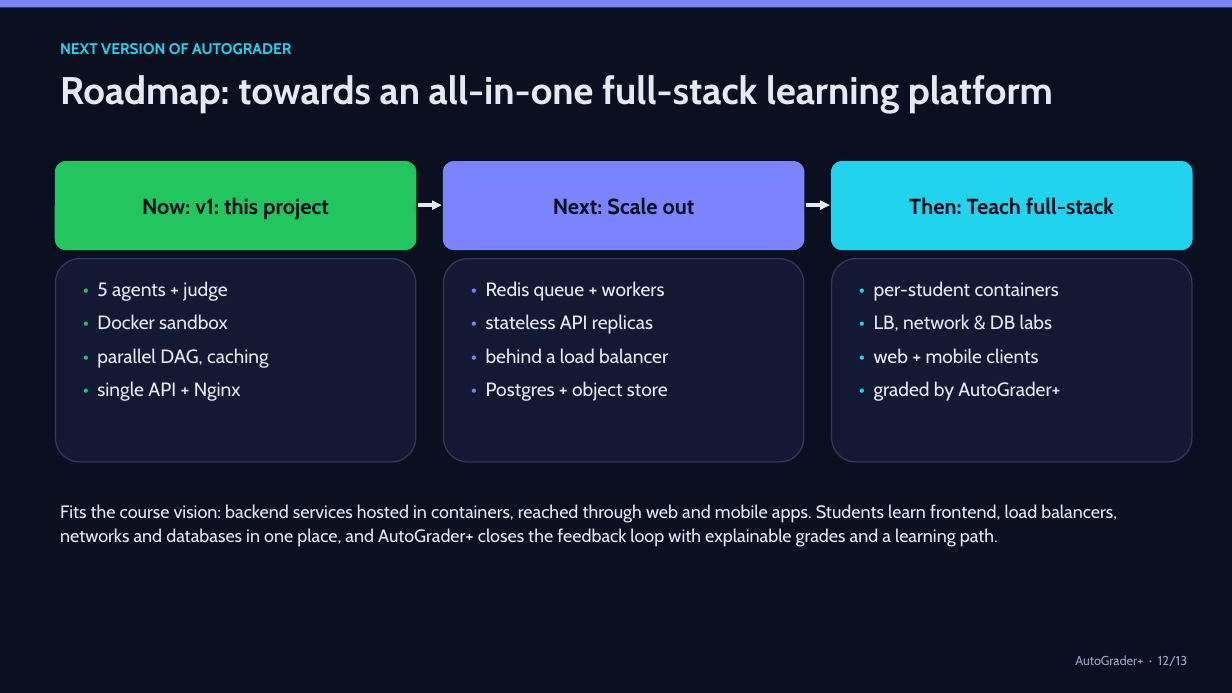
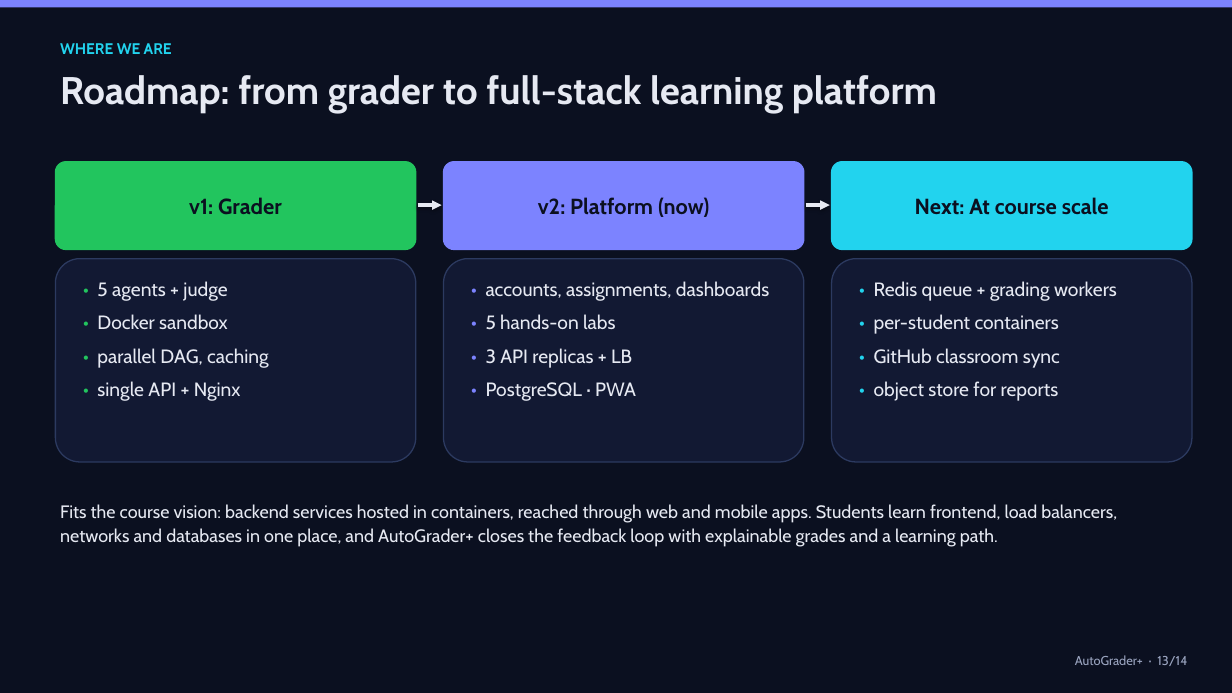
Before and after one commit to roshanraj9136/auto-grader, a slide deck: slide 13 of docs/AutoGrader.pptx (slide 12 before the commit). Drawn at 1232x693 pixels with LibreOffice and Linux fonts; fonts in the diff are those of the drawing. Boxes give left, top, right and bottom in pixels: in the first picture for what was removed or moved away, otherwise in the second. Text is boxed around its words. In the diff, an @@ line names an element or a change of style, - is before the commit and + after.

Commit message:
AutoGrader+ v2: full-stack learning platform
Turn the multi-agent grader into a learning platform for the course:

- Accounts and sessions (scrypt, HttpOnly cookies, CSRF checks, strict CSP)
- Assignments graded with per-assignment rubric weights and briefs
- Student dashboard, submissions, leaderboard (XP), profile
- Instructor overview, assignment management, CSV gradebook, shared-repo flag
- Hands-on labs: frontend editor, SQL playground, load balancer, network, Dockerfile linter
- SQLite by default, PostgreSQL in compose; replica heartbeats reap orphaned jobs
- docker compose: nginx load balancer (sticky / round-robin / least-conn) -> 3 API replicas -> Postgres
- Reports and live streams restricted to the owner, instructors or the API token
- Installable PWA, responsive layout, Windows launcher (scripts/start.ps1)
- Slide deck: group-project title slide, new platform slide, updated architecture

```diff
--- a/docs/AutoGrader.pptx
+++ b/docs/AutoGrader.pptx
@@ text at bbox=[60, 43, 172, 54]: text changed @@
-NEXT VERSION OF AUTOGRADER
+WHERE WE ARE
@@ text at bbox=[60, 75, 937, 114]: text changed @@
-Roadmap: towards an all-in-one full-stack learning platform
+Roadmap: from grader to full-stack learning platform
@@ text in rounded rectangle at bbox=[189, 197, 282, 215]: text changed @@
-Now: v1: this project
+v1: Grader
@@ text in rounded rectangle at bbox=[538, 197, 709, 217]: text changed @@
-Next: Scale out
+v2: Platform (now)
@@ text in rounded rectangle at bbox=[915, 197, 1109, 215]: text changed @@
-Then: Teach full-stack
+Next: At course scale
@@ text at bbox=[486, 281, 769, 401]: text changed @@
-• Redis queue + workers
-• stateless API replicas
-• behind a load balancer
-• Postgres + object store
+• accounts, assignments, dashboards
+• 5 hands-on labs
+• 3 API replicas + LB
+• PostgreSQL · PWA
@@ text at bbox=[874, 281, 1117, 301]: paragraph added @@
+• Redis queue + grading workers
@@ text at bbox=[874, 348, 1060, 401]: text changed @@
-• LB, network & DB labs
-• web + mobile clients
-• graded by AutoGrader+
+• GitHub classroom sync
+• object store for reports
@@ text at bbox=[1075, 655, 1187, 666]: text changed @@
-AutoGrader+ · 12/13
+AutoGrader+ · 13/14
```
Also in this commit, not shown: 12 other slides changed, 1 slide added, 39 other files.
